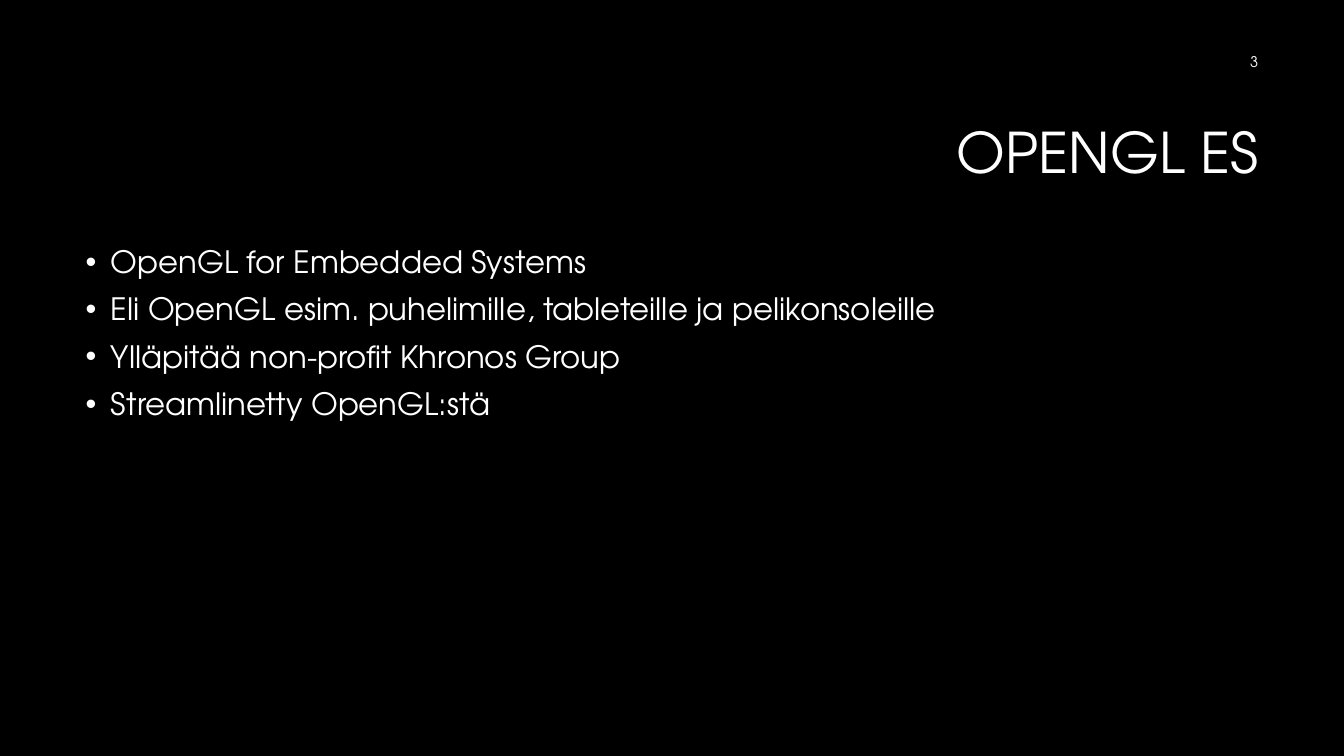
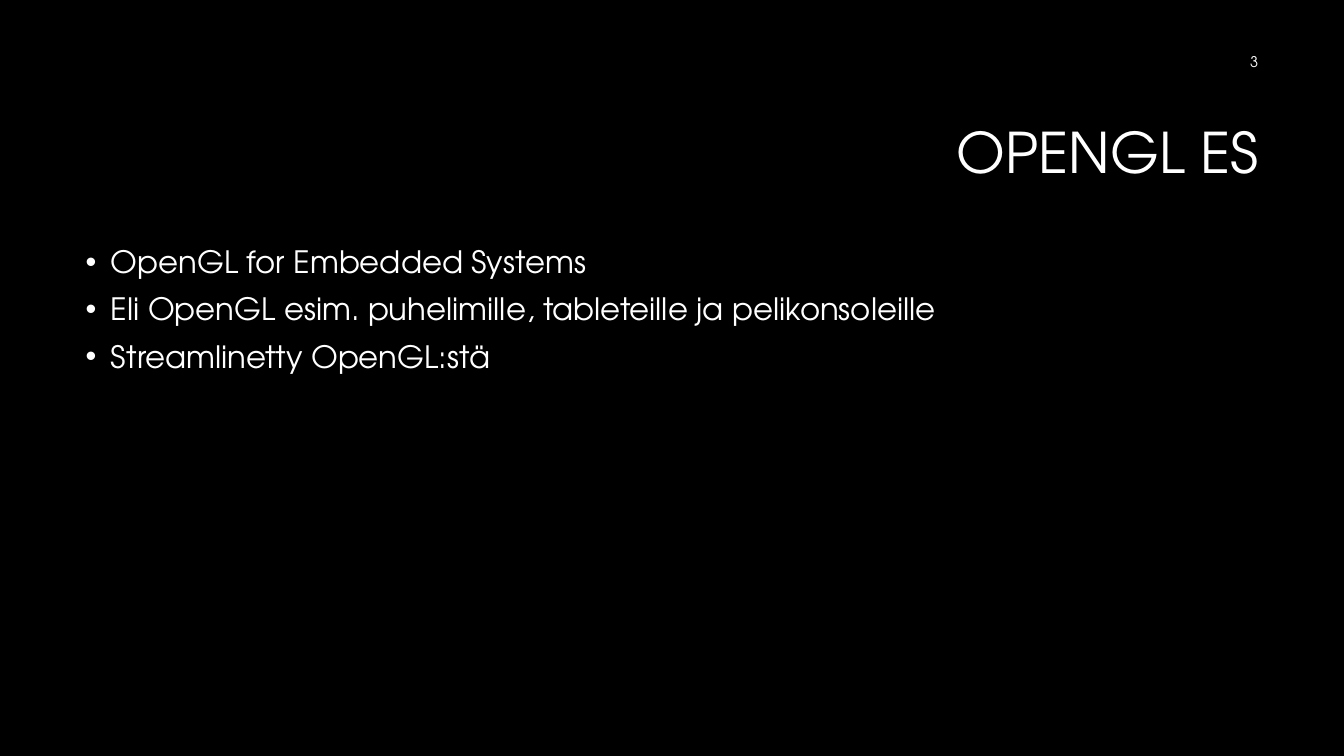
Before and after one commit to Jisti007/Mobile-Project-ideal-broccoli, a slide deck: slide 3 of presentation/OpenGL ES 3.pptx. Drawn at 1344x756 pixels with LibreOffice and Linux fonts; fonts in the diff are those of the drawing; background and template pictures are left out. Boxes give left, top, right and bottom in pixels: in the first picture for what was removed or moved away, otherwise in the second. Text is boxed around its words. In the diff, an @@ line names an element or a change of style, - is before the commit and + after.

```diff
--- a/presentation/OpenGL ES 3.pptx
+++ b/presentation/OpenGL ES 3.pptx
@@ text at (111,345,621,374): paragraph removed @@
-• Ylläpitää non-profit Khronos Group
```
Also in this commit, not shown: 5 other slides changed, 1 slide added.
